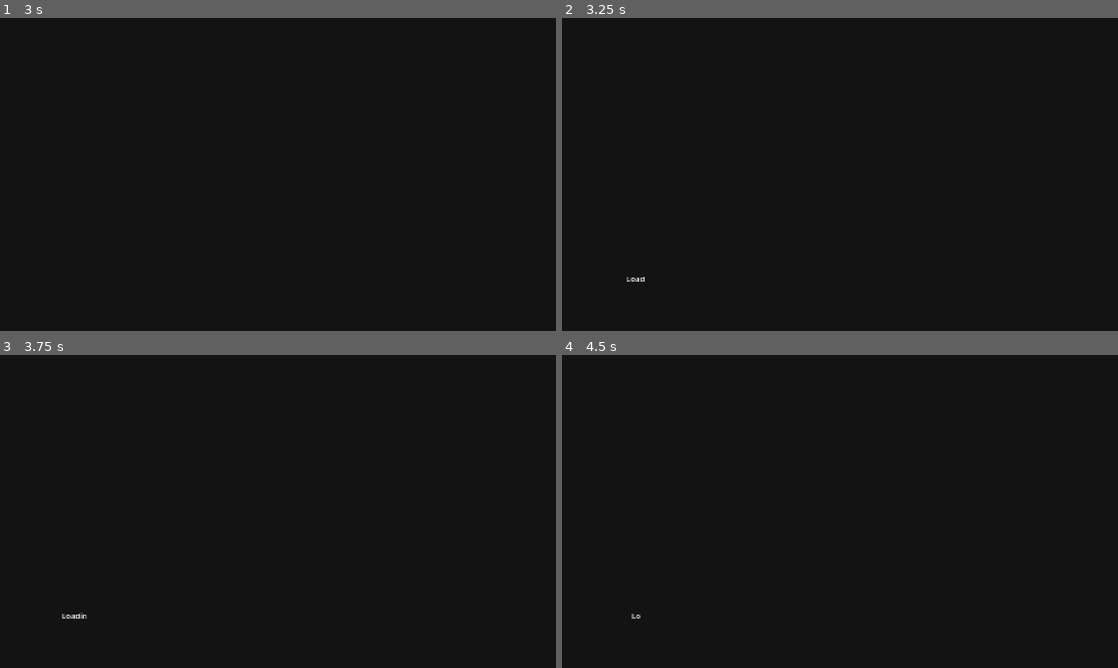
Above: before the commit, frames 1-4 (two rows, left to right).
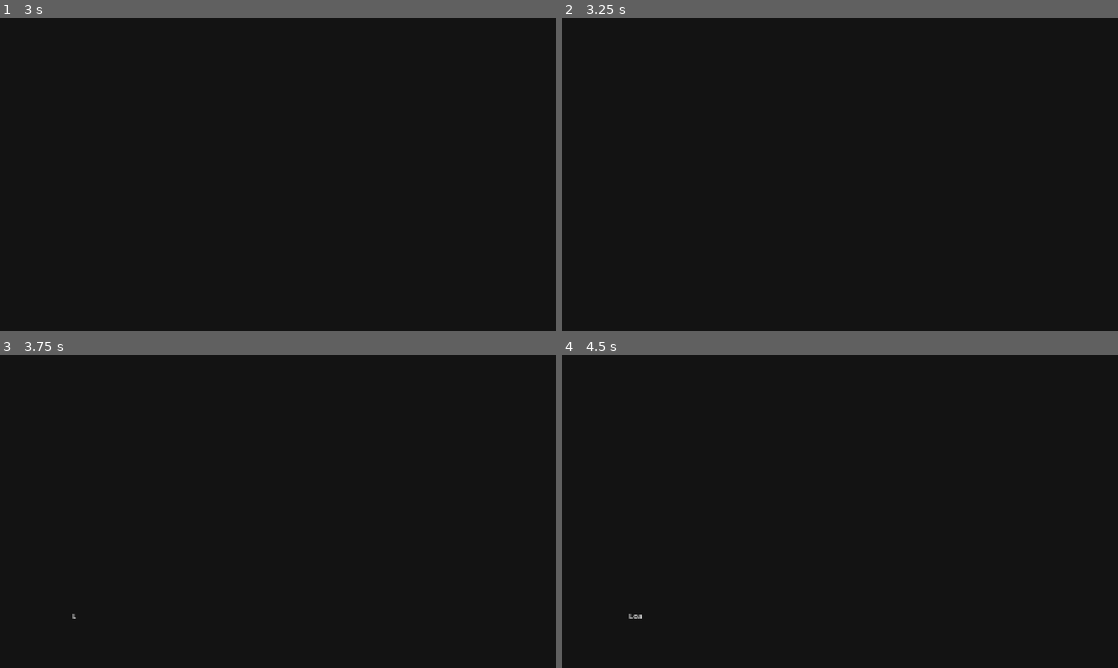
Above: after the commit, the same moments.

Repository: symbol24/rogue
Game: Godot game, scene res://Scenes/Utilities/boot.tscn
Same seed, same stepped clock (60 frames per second), same inputs: the game is played once before the commit and once after it.
Inputs (mouse positions are in pixels of both pictures, inside the frame that each line leads up to):
- Up to frame 1 (3 s): tap Enter at 0.5, 2 s; move the mouse to (400, 158) at 0.52 s; hold Right (right) 0.53-1.25 s; tap Space (interact, bound only after the commit) at 0.6, 1.25, 2.3 s; click (400, 158) at 0.67 s; drag from (166, 190) to (250, 237) at 1.27 s; move the mouse to (333, 105) at 2.02 s; hold Right (right) 2.03-2.75 s; tap Backspace at 2.1 s; click "Confirm" at 2.75 s
- Up to frame 2 (3.25 s): no input
- Up to frame 3 (3.75 s): tap Space (interact, bound only after the commit) at 3.5 s; drag from (250, 574) to (111, 464) at 3.52 s
- Up to frame 4 (4.5 s): tap Enter at 4.25 s; move the mouse to (1006, 558) at 4.27 s; hold Left (left) from 4.28 s (still down); tap F at 4.35 s

Frame 1 is identical in both runs. In frame 2, less than 0.1% of the frame differs, in the area x 11-15%, y 82-85%; in frame 3, less than 0.1%, in the area x 11-16%, y 82-85%; in frame 4, less than 0.1%.

Commit message:
items but with bug

Diff:
--- a/Code/Autoloads/signals.gd
+++ b/Code/Autoloads/signals.gd
@@ -13,6 +13,8 @@
 # Map Generator
 signal map_ready()
 signal generate_map(room_count:int, origin:Vector2, end:Vector2)
+signal set_items(items:Array[ItemData])
+signal remove_item(item_data:ItemData)
 
 # UI
 signal button(id:StringName)
@@ -25,3 +27,4 @@
 
 # Character
 signal character_ready
+signal pickup_item(item_data:ItemData)
--- a/Code/Character/character.gd
+++ b/Code/Character/character.gd
@@ -33,9 +33,21 @@
 			pass
 
 	if GM.map_generator != null and GM.map_generator.map.has(new_pos) and GM.map_generator.map[new_pos] != MapGenerator.WALL:
-		if GM.map_generator.map[new_pos] in [MapGenerator.FLOOR, MapGenerator.DOOR, MapGenerator.ENTRANCE, MapGenerator.EXIT, MapGenerator.HALLWAY]:
+		if GM.map_generator.map[new_pos] in [MapGenerator.FLOOR, MapGenerator.DOOR, MapGenerator.ENTRANCE, MapGenerator.EXIT, MapGenerator.HALLWAY, MapGenerator.ITEM]:
 			_current_location = new_pos
 			global_position = _current_location * 8
+
+			if GM.map_generator.map[_current_location] == MapGenerator.ITEM:
+				_pickup_item(_current_location)
+
+
+func interact() -> void:
+	if GM.map_generator != null and GM.map_generator.map.has(_current_location):
+		if GM.map_generator.map[_current_location] == MapGenerator.ENTRANCE:
+			print("This is the entrance, you cannot go back up!")
+		elif GM.map_generator.map[_current_location] == MapGenerator.EXIT:
+			data.go_to_next_biome_level()
+			Signals.load_scene.emit(Biome.Identity.keys()[data.biome], true, true)
 
 
 func unregister_input() -> void:
@@ -58,3 +70,10 @@
 
 func _exit_tree() -> void:
 	_input.unregister()
+
+
+func _pickup_item(coords:Vector2i) -> void:
+	var new_item:ItemData = GM.spawn_manager.get_item_by_coords(coords)
+	if new_item != null:
+		data.pickup(new_item)
+		Signals.remove_item.emit(new_item)
--- a/Code/Character/character_data.gd
+++ b/Code/Character/character_data.gd
@@ -24,7 +24,9 @@
 var lives:int
 
 # Inventory
-
+var inventory:Array[ItemData] = []
+var known_items:Dictionary = {}
+var coins:int
 
 # Biome
 var biome:Biome.Identity
@@ -43,10 +45,31 @@
 	lives = starting_lives
 	biome = Biome.Identity.FIRST
 	biome_level = 0
+	coins = 0
 
 
 func go_to_next_biome_level() -> void:
 	biome_level += 1
 	if biome_level > SceneLoader.current_level.level_count:
-		biome += 1
+		var i = biome as int
+		i += 1
+		biome  = i as Biome.Identity
 		biome_level = 0
+
+
+func add_item_to_known(_id:StringName) -> void:
+	known_items[_id] = true
+
+
+func pickup(item:ItemData) -> void:
+	if item.type == ItemData.Type.COINS: coins += item.get_count()
+	else: inventory.append(item.duplicate())
+
+	print("------")
+	print("Coins: ", coins)
+	print("Inventory:")
+	if inventory.is_empty(): print("Empty")
+	else:
+		for each in inventory:
+			print(each.get_description(known_items))
+	print("------")
--- a/Code/Inputs/character_input_process.gd
+++ b/Code/Inputs/character_input_process.gd
@@ -11,6 +11,8 @@
 	if event == null: return
 	if event.is_action_released(&"up") or event.is_action_released(&"down") or event.is_action_released(&"left") or event.is_action_released(&"right"):
 		_move(event)
+	elif event.is_action_released(&"interact"):
+		_character.interact()
 
 
 func _move(event:InputEvent) -> void:
--- /dev/null
+++ b/Code/Items/item.gd
@@ -0,0 +1,12 @@
+class_name Item extends Node2D
+
+
+
+
+
+var data:ItemData
+
+
+func setup_item_data(new_data:ItemData) -> void:
+	assert(new_data != null, "Item has not received any data to set.")
+	data = new_data.duplicate()
--- /dev/null
+++ b/Code/Items/item_data.gd
@@ -0,0 +1,26 @@
+class_name ItemData extends Resource
+
+
+enum Type {COINS, CONSUMABLE, GEAR}
+
+
+@export var id := &""
+@export var atlas_coords:Vector2i
+@export var count := 1
+@export var type:Type
+@export var unknown_description := ""
+@export var known_description := ""
+
+var coords := Vector2i.ZERO
+
+
+func get_description(known_ids:Dictionary) -> String:
+	if known_ids.has(id) and known_ids[id] == true:
+		return known_description
+	return unknown_description
+
+
+func get_count() -> int:
+	if type == Type.COINS:
+		return randi_range(0+count, 3+count)
+	return count
--- a/Code/MapGenerator/map_generator.gd
+++ b/Code/MapGenerator/map_generator.gd
@@ -2,7 +2,7 @@
 
 
 enum {MERGED_EAST, MERGED_SOUTH}
-enum {WALL, FLOOR, DOOR, ENTRANCE, EXIT, HALLWAY}
+enum {WALL, FLOOR, DOOR, ENTRANCE, EXIT, HALLWAY, ENEMY, ITEM}
 
 
 const ROOMIDS:Array[int] = [0, 1, 2, 3, 4, 5, 6, 7, 8]
@@ -25,6 +25,7 @@
 @export var proportions: Array[float] = [0.9, 1.0, 1.1]
 @export var merge_chances: Array[float] = [1.0, 0.8, 0.4, 0.2, 0.0]
 @export var tile_map_layer:TileMapLayer
+@export var item_layer:TileMapLayer
 
 var slices_through_x: Array[int]
 var slices_through_y: Array[int]
@@ -37,6 +38,8 @@
 func _ready() -> void:
 	Signals.generate_test_map.connect(_make_map)
 	Signals.generate_map.connect(_make_map)
+	Signals.remove_item.connect(_remove_item)
+	Signals.set_items.connect(_set_items)
 
 
 func _make_map(dimensions: Vector2i) -> void:
@@ -444,3 +447,42 @@
 			pass
 
 	return true
+
+
+func _get_only_floor() -> Dictionary[Vector2i, int]:
+	var result:Dictionary[Vector2i, int] = {}
+	for key in map.keys():
+		if map[key] == FLOOR: result[key] = FLOOR
+	return result
+
+
+func _get_map_for_type(type:int) -> Dictionary[Vector2i, int]:
+	var result:Dictionary[Vector2i, int] = {}
+	for key in map.keys():
+		if map[key] == type: result[key] = type
+	return result
+
+
+func _set_items(items:Array[ItemData]) -> void:
+	var _floor := _get_only_floor()
+	var keys := _floor.keys()
+	for each in items:
+		var choice := -1
+		while choice == -1:
+			choice = randi_range(0, _floor.size()-1)
+			if _floor[keys[choice]] != FLOOR: choice = -1
+
+		_floor[keys[choice]] = ITEM
+		map[keys[choice]] = ITEM
+
+		each.coords = keys[choice]
+		item_layer.set_cell(each.coords, 0, each.atlas_coords)
+
+
+func _remove_item(item_data:ItemData) -> void:
+	print(_get_map_for_type(ITEM))
+
+	map[item_data.coords] = FLOOR
+	item_layer.erase_cell(item_data.coords)
+
+	print(_get_map_for_type(ITEM))
--- a/Code/Ui/button_manager.gd
+++ b/Code/Ui/button_manager.gd
@@ -18,6 +18,6 @@
 			Signals.toggle_rid_control.emit(&"character_select", true, &"main_menu")
 		&"character_selected":
 			Signals.toggle_rid_control.emit(&"character_select", false, &"character_select")
-			Signals.load_scene.emit(&"biome01", true, true)
+			Signals.load_scene.emit(&"FIRST", true, true)
 		_:
 			pass
--- a/Code/Ui/loading_screen.gd
+++ b/Code/Ui/loading_screen.gd
@@ -1,7 +1,7 @@
 class_name LoadingScreen extends Control
 
 
-const TIME := 0.25
+const TIME := 0.5
 
 
 @onready var loading_label: Label = %loading_label
@@ -24,6 +24,7 @@
 			pos += 1
 			if pos > max_char-1: pos = 0
 			loading_label.visible_characters = pos
+			timer = 0.0
 
 
 func _on_hide() -> void:
--- a/Code/Utilities/Managers/spawn_manager.gd
+++ b/Code/Utilities/Managers/spawn_manager.gd
@@ -6,12 +6,23 @@
 
 
 var active_character:Character
-
+var biome:Biome = null:
+	get:
+		if biome == null: biome = get_parent() as Biome
+		return biome
+var items:Array[ItemData] = []
 
 func _ready() -> void:
 	process_mode = PROCESS_MODE_PAUSABLE
 	Signals.spawn_character.connect(_spawn_character)
 	Signals.remove_character.connect(_remove_character)
+	Signals.map_ready.connect(_spawn_items)
+
+
+func get_item_by_coords(coords:Vector2i) -> ItemData:
+	for each in items:
+		if each.coords == coords: return each
+	return null
 
 
 func _spawn_character() -> void:
@@ -26,3 +37,15 @@
 	if is_instance_valid(active_character):
 		active_character.unregister_input()
 		active_character.queue_free()
+
+
+func _spawn_items() -> void:
+	if biome.loot_table.is_empty():
+		push_warning("Biome has no items in loot table.")
+		return
+
+	var count := randi_range(1, GM.map_generator.rooms.size())
+	for i in count:
+		items.append(biome.loot_table.pick_random())
+
+	Signals.set_items.emit(items)
--- a/Code/Utilities/biome.gd
+++ b/Code/Utilities/biome.gd
@@ -6,6 +6,7 @@
 
 @export var biome:Identity
 @export var level_count := 5
+@export var loot_table:Array[ItemData] = []
 
 
 func _ready() -> void:
--- /dev/null
+++ b/Data/Items/coins_biome01.tres
@@ -0,0 +1,13 @@
+[gd_resource type="Resource" script_class="ItemData" load_steps=2 format=3 uid="uid://cuqrnnmqg7tux"]
+
+[ext_resource type="Script" uid="uid://5rygxwmuws5i" path="res://Code/Items/item_data.gd" id="1_rx1pe"]
+
+[resource]
+script = ExtResource("1_rx1pe")
+id = &"coins_biome01"
+atlas_coords = Vector2i(8, 5)
+count = 1
+type = 0
+unknown_description = ""
+known_description = ""
+metadata/_custom_type_script = "uid://5rygxwmuws5i"
--- /dev/null
+++ b/Data/Items/health_potion_basic.tres
@@ -0,0 +1,13 @@
+[gd_resource type="Resource" script_class="ItemData" load_steps=2 format=3 uid="uid://bhww6rxf0vd7l"]
+
+[ext_resource type="Script" uid="uid://5rygxwmuws5i" path="res://Code/Items/item_data.gd" id="1_4k2q7"]
+
+[resource]
+script = ExtResource("1_4k2q7")
+id = &"health_potion_basic"
+atlas_coords = Vector2i(7, 8)
+count = 1
+type = 1
+unknown_description = "A small red potion."
+known_description = "A potion that restores a small amount of health."
+metadata/_custom_type_script = "uid://5rygxwmuws5i"
--- /dev/null
+++ b/Data/TileSets/item_tilest.tres
@@ -0,0 +1,171 @@
+[gd_resource type="TileSet" load_steps=3 format=3 uid="uid://bss5ykfhj5wws"]
+
+[ext_resource type="Texture2D" uid="uid://b0db7unwyagdr" path="res://Textures/monochrome_tilemap_packed.png" id="1_7q881"]
+
+[sub_resource type="TileSetAtlasSource" id="TileSetAtlasSource_i182e"]
+texture = ExtResource("1_7q881")
+texture_region_size = Vector2i(8, 8)
+0:9/0 = 0
+1:9/0 = 0
+2:9/0 = 0
+3:9/0 = 0
+4:9/0 = 0
+5:9/0 = 0
+6:9/0 = 0
+7:9/0 = 0
+8:9/0 = 0
+9:9/0 = 0
+10:9/0 = 0
+11:9/0 = 0
+12:9/0 = 0
+13:9/0 = 0
+14:9/0 = 0
+15:9/0 = 0
+15:8/0 = 0
+15:7/0 = 0
+14:7/0 = 0
+14:8/0 = 0
+13:8/0 = 0
+12:8/0 = 0
+11:8/0 = 0
+10:8/0 = 0
+9:8/0 = 0
+8:8/0 = 0
+8:7/0 = 0
+7:7/0 = 0
+6:7/0 = 0
+5:7/0 = 0
+4:7/0 = 0
+3:7/0 = 0
+2:7/0 = 0
+1:7/0 = 0
+1:8/0 = 0
+2:8/0 = 0
+3:8/0 = 0
+4:8/0 = 0
+5:8/0 = 0
+6:8/0 = 0
+7:8/0 = 0
+0:8/0 = 0
+0:7/0 = 0
+0:6/0 = 0
+1:6/0 = 0
+2:6/0 = 0
+2:5/0 = 0
+3:5/0 = 0
+4:6/0 = 0
+5:6/0 = 0
+5:5/0 = 0
+6:5/0 = 0
+7:5/0 = 0
+7:6/0 = 0
+8:6/0 = 0
+9:6/0 = 0
+9:7/0 = 0
+10:7/0 = 0
+10:6/0 = 0
+11:6/0 = 0
+12:6/0 = 0
+12:5/0 = 0
+13:5/0 = 0
+14:6/0 = 0
+13:6/0 = 0
+6:6/0 = 0
+3:6/0 = 0
+11:7/0 = 0
+12:7/0 = 0
+13:7/0 = 0
+0:5/0 = 0
+1:5/0 = 0
+15:6/0 = 0
+11:5/0 = 0
+10:5/0 = 0
+14:5/0 = 0
+15:5/0 = 0
+9:5/0 = 0
+8:5/0 = 0
+4:5/0 = 0
+0:4/0 = 0
+1:4/0 = 0
+2:4/0 = 0
+3:4/0 = 0
+4:4/0 = 0
+5:4/0 = 0
+6:4/0 = 0
+7:4/0 = 0
+8:4/0 = 0
+9:4/0 = 0
+10:4/0 = 0
+11:4/0 = 0
+12:4/0 = 0
+13:4/0 = 0
+14:4/0 = 0
+15:4/0 = 0
+15:3/0 = 0
+14:3/0 = 0
+13:3/0 = 0
+12:3/0 = 0
+11:3/0 = 0
+10:3/0 = 0
+9:3/0 = 0
+8:3/0 = 0
+7:3/0 = 0
+6:3/0 = 0
+5:3/0 = 0
+4:3/0 = 0
+3:3/0 = 0
+2:3/0 = 0
+1:3/0 = 0
+0:3/0 = 0
+10:2/0 = 0
+11:2/0 = 0
+12:2/0 = 0
+13:2/0 = 0
+14:2/0 = 0
+15:2/0 = 0
+9:2/0 = 0
+8:2/0 = 0
+7:2/0 = 0
+6:2/0 = 0
+5:2/0 = 0
+4:2/0 = 0
+3:2/0 = 0
+2:2/0 = 0
+1:2/0 = 0
+0:2/0 = 0
+0:1/0 = 0
+0:0/0 = 0
+1:0/0 = 0
+2:0/0 = 0
+3:0/0 = 0
+4:0/0 = 0
+4:1/0 = 0
+5:1/0 = 0
+6:1/0 = 0
+7:1/0 = 0
+8:1/0 = 0
+9:1/0 = 0
+10:1/0 = 0
+11:1/0 = 0
+12:1/0 = 0
+13:1/0 = 0
+13:0/0 = 0
+14:0/0 = 0
+15:0/0 = 0
+12:0/0 = 0
+11:0/0 = 0
+10:0/0 = 0
+9:0/0 = 0
+8:0/0 = 0
+7:0/0 = 0
+6:0/0 = 0
+5:0/0 = 0
+1:1/0 = 0
+2:1/0 = 0
+3:1/0 = 0
+14:1/0 = 0
+15:1/0 = 0
+
+[resource]
+tile_size = Vector2i(8, 8)
+sources/0 = SubResource("TileSetAtlasSource_i182e")
--- a/Scenes/Autoloads/scene_loader.tscn
+++ b/Scenes/Autoloads/scene_loader.tscn
@@ -5,7 +5,7 @@
 [node name="SceneLoader" type="Node"]
 script = ExtResource("1_jntdt")
 scenes_lo_load = Dictionary[StringName, String]({
-&"biome01": "uid://62c4uqyg5q7m",
+&"FIRST": "uid://62c4uqyg5q7m",
 &"main_menu_2d": "uid://dvcqov5wxeka2",
 &"test_scene": "uid://dp8sp7nb45muh"
 })
--- /dev/null
+++ b/Scenes/Items/health_potion_basic.tscn
@@ -0,0 +1,11 @@
+[gd_scene load_steps=3 format=3 uid="uid://b5hreafg7mlhi"]
+
+[ext_resource type="Script" uid="uid://b2ws70wjfs44d" path="res://Code/Items/item.gd" id="1_cset5"]
+[ext_resource type="TileSet" uid="uid://bss5ykfhj5wws" path="res://Data/TileSets/item_tilest.tres" id="2_2r31s"]
+
+[node name="HealthPotionBasic" type="Node2D"]
+script = ExtResource("1_cset5")
+
+[node name="TileMapLayer" type="TileMapLayer" parent="."]
+tile_map_data = PackedByteArray(0, 0, 0, 0, 0, 0, 0, 0, 7, 0, 8, 0, 0, 0)
+tile_set = ExtResource("2_2r31s")
--- a/Scenes/Levels/biome_01.tscn
+++ b/Scenes/Levels/biome_01.tscn
@@ -1,17 +1,26 @@
-[gd_scene load_steps=5 format=3 uid="uid://62c4uqyg5q7m"]
+[gd_scene load_steps=9 format=3 uid="uid://62c4uqyg5q7m"]
 
 [ext_resource type="Script" uid="uid://cl7nspbommb6c" path="res://Code/Utilities/biome.gd" id="1_876x6"]
+[ext_resource type="Script" uid="uid://5rygxwmuws5i" path="res://Code/Items/item_data.gd" id="2_2g0dp"]
 [ext_resource type="TileSet" uid="uid://cq5vem7f4wkgs" path="res://Data/TileSets/main_tileset.tres" id="2_2q4st"]
 [ext_resource type="PackedScene" uid="uid://dsek53jrmkie1" path="res://Scenes/MapGenerator/map_generator.tscn" id="3_5qj7j"]
+[ext_resource type="TileSet" uid="uid://bss5ykfhj5wws" path="res://Data/TileSets/item_tilest.tres" id="3_hl1a2"]
+[ext_resource type="Resource" uid="uid://bhww6rxf0vd7l" path="res://Data/Items/health_potion_basic.tres" id="3_jbl7f"]
 [ext_resource type="PackedScene" uid="uid://driuutwgax18s" path="res://Scenes/Utilities/Managers/spawn_manager.tscn" id="4_hl1a2"]
+[ext_resource type="Resource" uid="uid://cuqrnnmqg7tux" path="res://Data/Items/coins_biome01.tres" id="4_jbl7f"]
 
 [node name="Biome01" type="Node2D"]
 script = ExtResource("1_876x6")
+loot_table = Array[ExtResource("2_2g0dp")]([ExtResource("3_jbl7f"), ExtResource("4_jbl7f")])
 
-[node name="layer" type="TileMapLayer" parent="."]
+[node name="ground" type="TileMapLayer" parent="."]
 tile_set = ExtResource("2_2q4st")
 
-[node name="MapGenerator" parent="." node_paths=PackedStringArray("tile_map_layer") instance=ExtResource("3_5qj7j")]
-tile_map_layer = NodePath("../layer")
+[node name="items" type="TileMapLayer" parent="."]
+tile_set = ExtResource("3_hl1a2")
+
+[node name="MapGenerator" parent="." node_paths=PackedStringArray("tile_map_layer", "item_layer") instance=ExtResource("3_5qj7j")]
+tile_map_layer = NodePath("../ground")
+item_layer = NodePath("../items")
 
 [node name="SpawnManager" parent="." instance=ExtResource("4_hl1a2")]
--- a/Scenes/MapGenerator/map_generator.tscn
+++ b/Scenes/MapGenerator/map_generator.tscn
@@ -5,6 +5,3 @@
 [node name="MapGenerator" type="Node" groups=["map_generator"]]
 script = ExtResource("1_iruqi")
 metadata/_custom_type_script = "uid://bmdcp05lffaxw"
-
-[node name="rooms" type="Node2D" parent="."]
-unique_name_in_owner = true
--- a/project.godot
+++ b/project.godot
@@ -88,6 +88,11 @@
 , Object(InputEventKey,"resource_local_to_scene":false,"resource_name":"","device":-1,"window_id":0,"alt_pressed":false …(183 unchanged characters)…
 ]
 }
+interact={
+"deadzone": 0.2,
+"events": [Object(InputEventKey,"resource_local_to_scene":false,"resource_name":"","device":-1,"window_id":0,"alt_pressed":false,"shift_pressed":false,"ctrl_pressed":false,"meta_pressed":false,"pressed":false,"keycode":32,"physical_keycode":0,"key_label":0,"unicode":32,"location":0,"echo":false,"script":null)
+]
+}
 
 [rendering]
 
Not shown, added: Code/Items/item.gd.uid
Not shown, added: Code/Items/item_data.gd.uid
Not shown, changed: kanban_tasks_data.kanban
